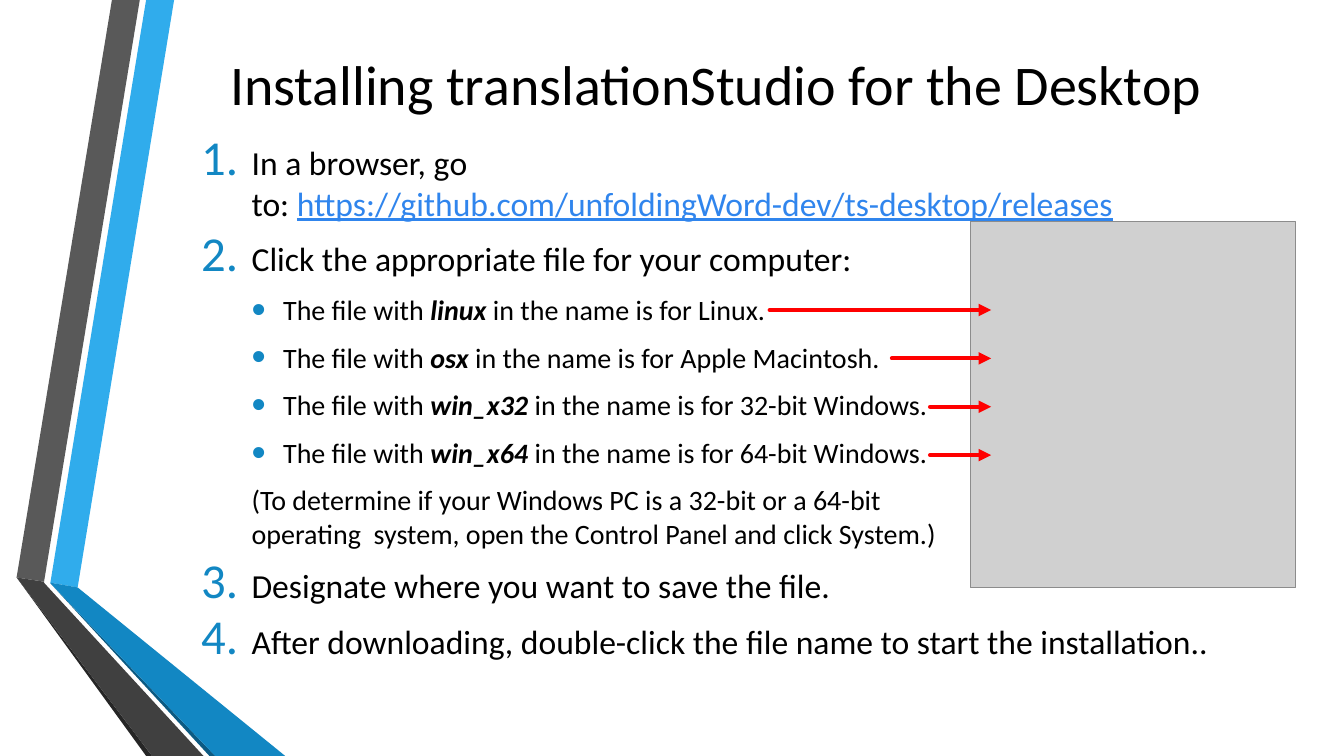
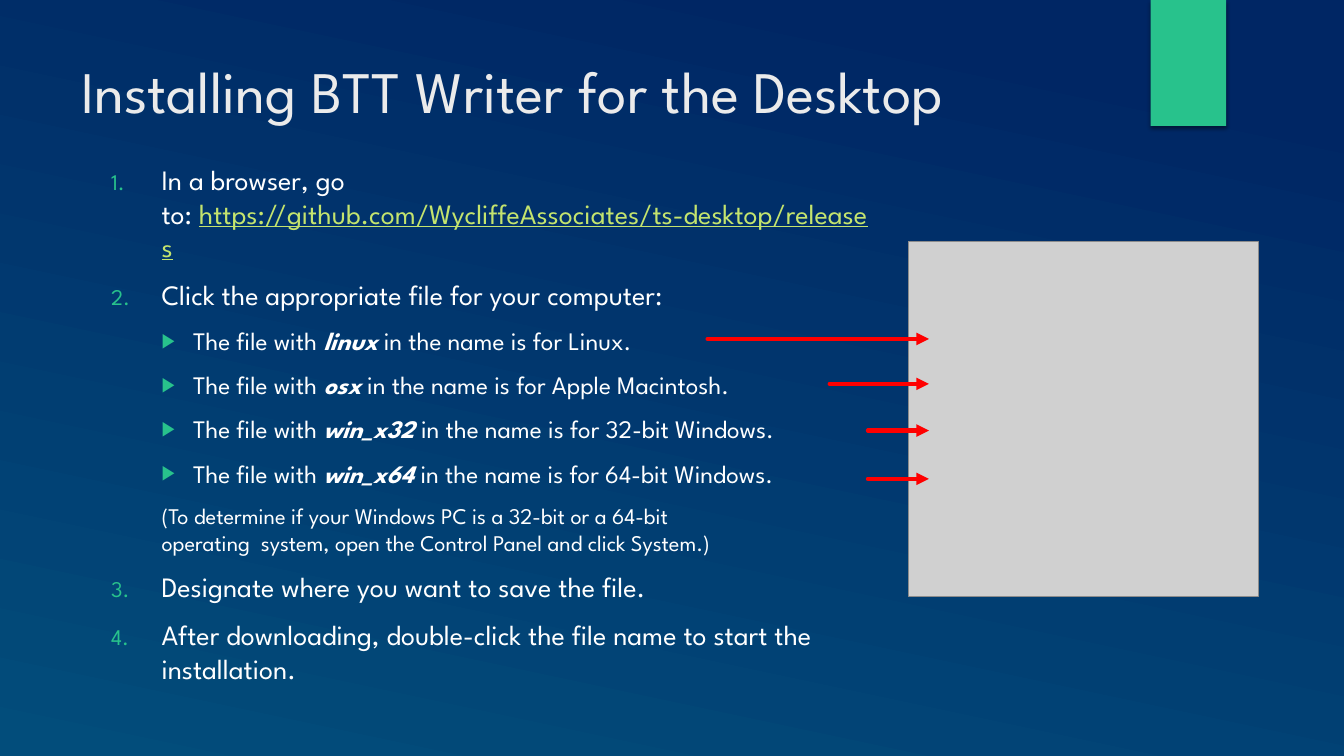
Before and after one commit to mondele/btt-writer-docs, a slide deck: slide 10 of docs/DGetStarted.pptx. Drawn at 1344x756 pixels with LibreOffice and Linux fonts; fonts in the diff are those of the drawing; grey boxes stand for pictures; background and template pictures are left out. Boxes give left, top, right and bottom in pixels: in the first picture for what was removed or moved away, otherwise in the second. Text is boxed around its words. In the diff, an @@ line names an element or a change of style, - is before the commit and + after.

```diff
--- a/docs/DGetStarted.pptx
+++ b/docs/DGetStarted.pptx
@@ background picture (left out) to gradient #002664 to #024E7B @@
@@ rectangle added at (1150,0,1226,126), fill #28C28C @@
@@ title "Installing BTT Writer for the ..." at (81,72,943,126): vertical alignment middle to top @@
@@ title at (81,72,943,126): text changed; size 40 to 42 pt; font Calibri to League Spartan; text colour #000000 to #EBEBEB @@
-Installing translationStudio for the Desktop
+Installing BTT Writer for the Desktop
@@ text "In a browser, go to: ...": place and size @@
-text "In a browser, go to: ..." at (252,151,1207,660)
+text "In a browser, go to: ..." at (162,170,867,651)
@@ text at (162,170,867,230): text changed; size 24 to 20 pt; font Calibri to League Spartan; text colour #3085ED to #C4E46E @@
-1. In a browser, go to: https://github.com/unfoldingWord-dev/ts-desktop/releases
+1. In a browser, go to: https://github.com/WycliffeAssociates/ts-desktop/releases
@@ picture: place and size @@
-picture at (971,222,1297,588)
+picture at (908,242,1258,596)
@@ text at (162,285,774,603): size 24 to 20 pt in "Click the appropriate file for your computer:", "Designate where you want to save the ..."; font Calibri to League Spartan, text colour #000000 to #FFFFFF in "Click the appropriate file for your computer:", "The file with linux in the name ...", "The file with osx in the name ...", "The file with win_x32 in the name ..." and 3 more places; size 20 to 18 pt in "The file with linux in the name ...", "The file with osx in the name ...", "The file with win_x32 in the name ...", "The file with win_x64 in the name ..."; size 20 to 16 pt in "(To determine if your Windows PC is ..."; bullet colour #1287C3 to #28C28C; bullet • to ▶ @@
@@ arrow moved from (770, 311) - (991, 311) to (708, 339) - (930, 339) @@
@@ arrow moved from (892, 359) - (991, 359) to (830, 384) - (930, 384) @@
@@ arrow moved from (931, 407) - (991, 407) to (868, 431) - (930, 431) @@
@@ arrow moved from (931, 456) - (991, 456) to (868, 479) - (930, 479) @@
@@ group removed at (16,0,285,756): 6 freeform shapes @@
@@ text at (162,625,811,651): text changed; size 24 to 20 pt; font Calibri to League Spartan; text colour #000000 to #FFFFFF @@
-4. After downloading, double-click the file name to start the installation..
+4. After downloading, double-click the file name to start the installation.
```
Also in this commit, not shown: 16 other slides changed, 13 other files.
